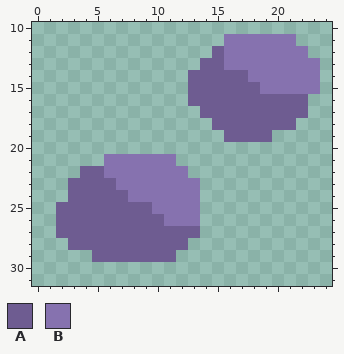
Edited in one commit: pixel-art sprite (sprites/blocks/environment/ore-obsidian2.png). This is how it looked before the edit.
The file is 32x32 pixels. Shown: x 0..24, y 10..31.
Palette (. is transparent): A #6e5c91  B #8672af
Pixels before, first column x 2:
11 ..............BBBBBB..
12 .............ABBBBBBB.
13 ............AABBBBBBBB
14 ...........AAAAABBBBBB
15 ...........AAAAAABBBBB
16 ...........AAAAAAAAAA.
17 ............AAAAAAAAA.
18 .............AAAAAAA..
19 ..............AAAA....
20 ......................
21 ....BBBBBB............
22 ..AABBBBBBB...........
23 .AAAABBBBBBB..........
24 .AAAAABBBBBB..........
25 AAAAAAAABBBB..........
26 AAAAAAAAABBB..........
27 AAAAAAAAAAAA..........
28 .AAAAAAAAAA...........
29 ...AAAAAAA............
New version:
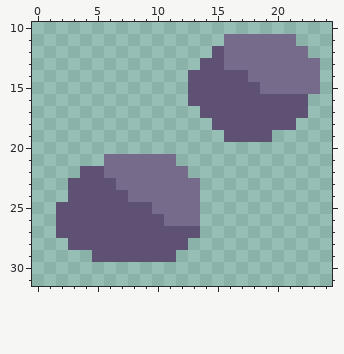
From the commit log: Obsidian Ore recolor (again) we'll have to see how this looks ingame
The exact change:
Colour A changes from #6e5c91 to #5e5173.
Colour B changes from #8672af to #766b8a.
Where, in picture pixels (left, top, right, bottom), the same in both pictures:
changed: (56, 34, 320, 262)
